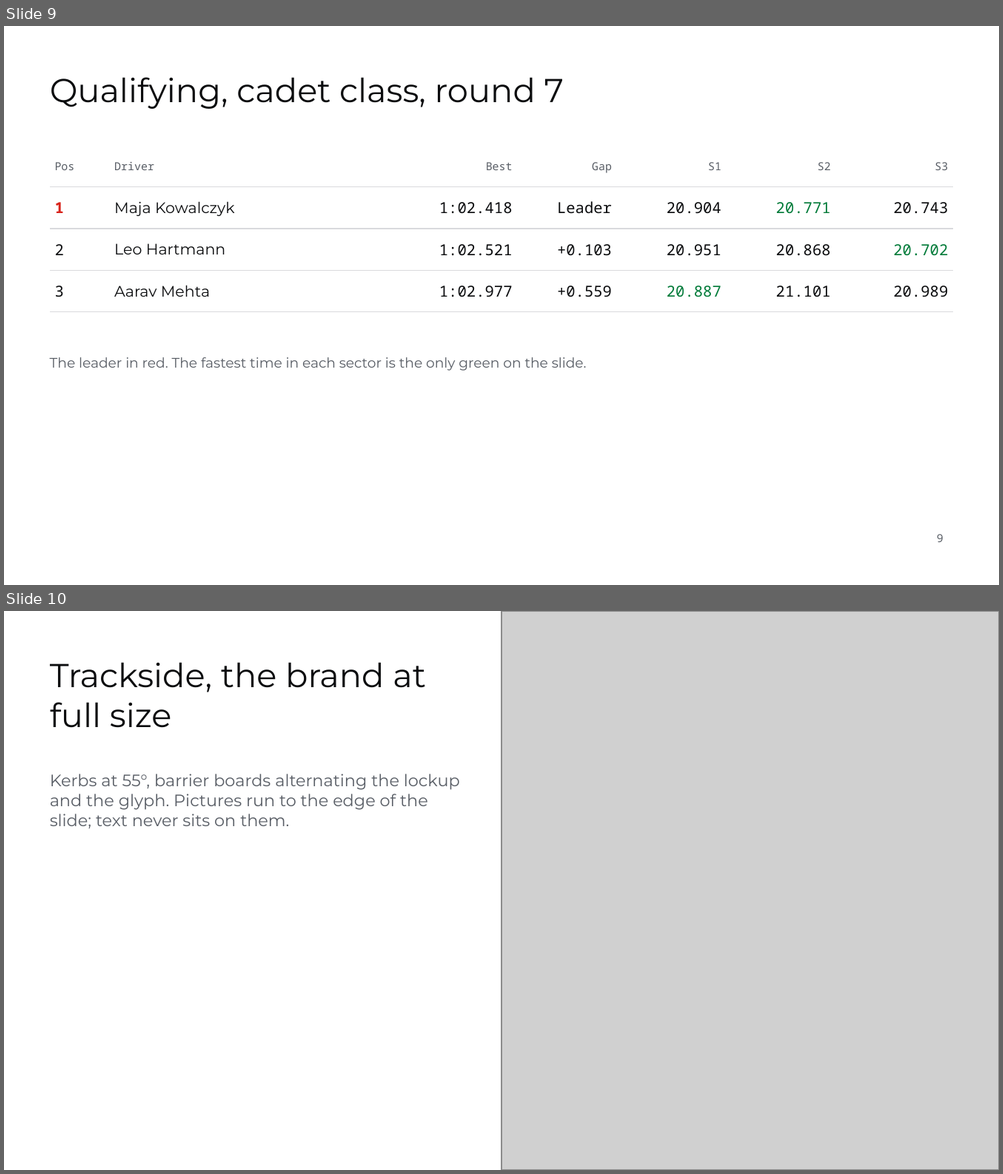
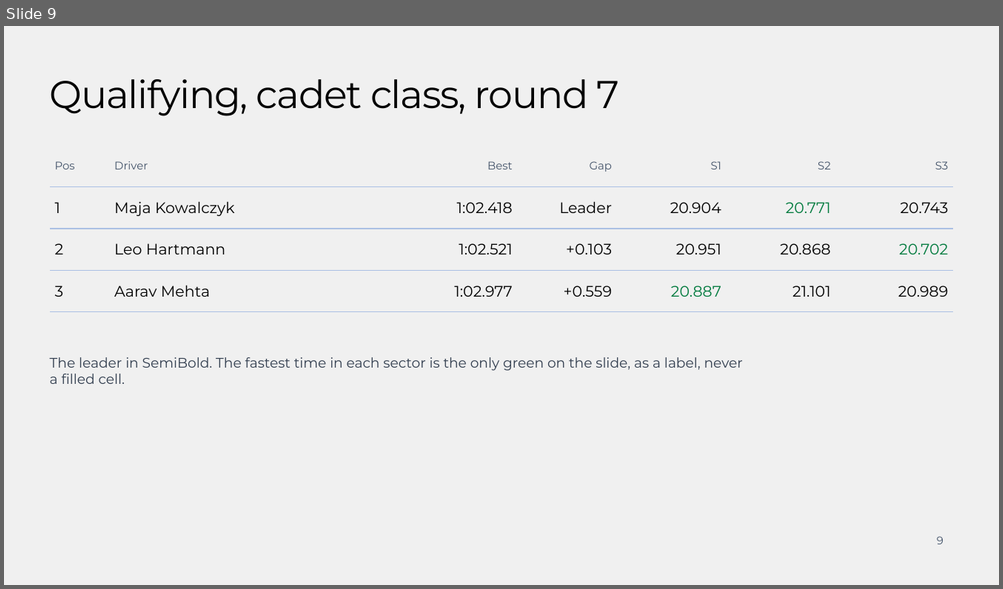
Before and after one commit to Smedley-Group-Advanced-Technology/brand-book-sg, a slide deck: assets/templates/smedley-group-slides.pptx. Shown one above the other, each under a label of ours: slides 9 and 10 before the commit, slide 9 after it. The pictures are 1003x1174 and 1003x589 pixels, drawn with LibreOffice and Linux fonts; fonts in the diff are those of the drawing; grey boxes stand for pictures; background and template pictures are left out. Boxes give left, top, right and bottom in pixels: in the first picture for what was removed or moved away, otherwise in the second. Text is boxed around its words. In the diff, an @@ line names an element or a change of style, - is before the commit and + after.

```diff
--- a/assets/templates/smedley-group-slides.pptx
+++ b/assets/templates/smedley-group-slides.pptx
@@ slide 10 removed at (4,611,999,1170), background #FFFFFF @@
@@ picture removed at (501,611,999,1170) @@
@@ title removed at (50,662,426,728) @@
-Trackside, the brand at full size
@@ text removed at (50,774,460,829) @@
-Kerbs at 55°, barrier boards alternating the lockup and the glyph. Pictures run to the edge of the slide; text never sits on them.
@@ slide 9 changed as well @@
@@ background #FFFFFF to #F0F0F0 @@
@@ title "Qualifying, cadet class, round 7" at (50,79,620,116): size 24 to 28 pt, text colour #0B0C0E to #000000, letter spacing 0 to -0.7 pt @@
@@ table at (50,145,953,300) @@
@@ font Noto Sans Mono to Montserrat in "Pos", "Driver", "Best", "Gap" and 21 more places @@
@@ text colour #585D65 to #44546A in "Pos", "Driver", "Best", "Gap" and 3 more places @@
@@ text colour #D8231A to #000000, bold off in "1" @@
@@ text colour #0B0C0E to #000000 in "Maja Kowalczyk", "1:02.418", "Leader", "20.904" and 13 more places @@
@@ text colour #007A38 to #007A3D in "20.771", "20.702", "20.887" @@
@@ borders changed @@
@@ text at (50,358,743,384): text changed; text colour #585D65 to #333F50 @@
-The leader in red. The fastest time in each sector is the only green on the slide.
+The leader in SemiBold. The fastest time in each sector is the only green on the slide, as a label, never a filled cell.
@@ page number at (936,537,943,545): font Noto Sans Mono to Montserrat, text colour #585D65 to #44546A @@
```
Also in this commit, not shown: 10 other slides changed, 3 slides added, 5 other slides removed, 26 other files.
